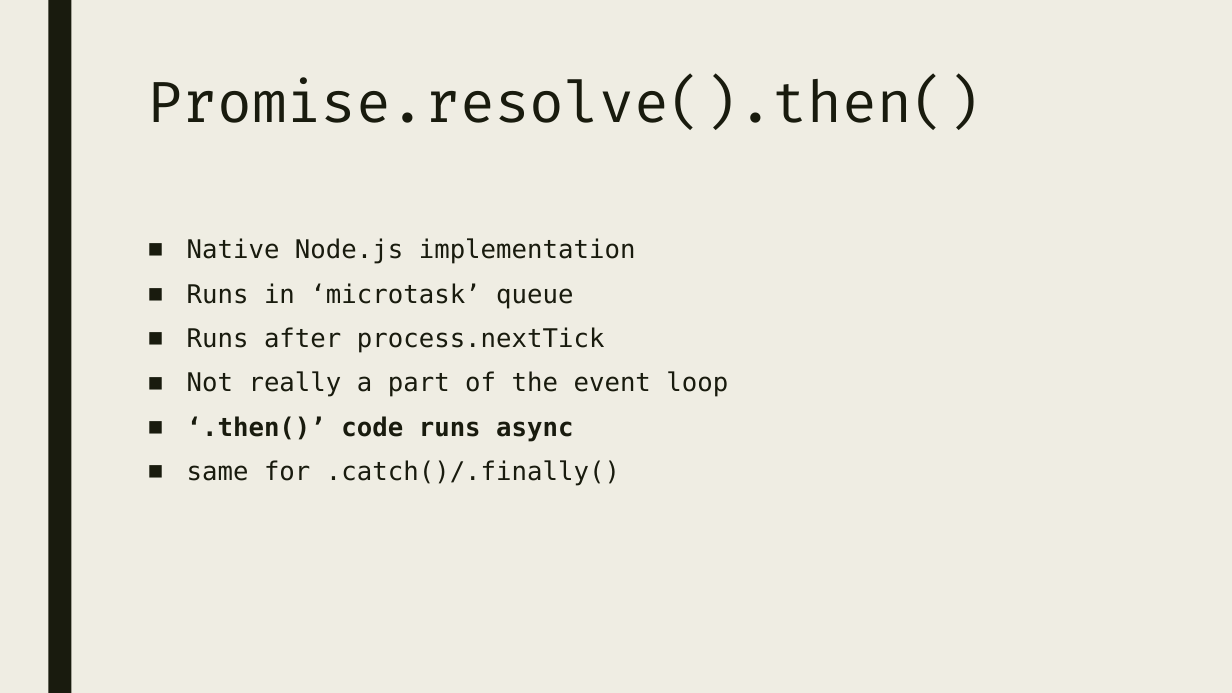
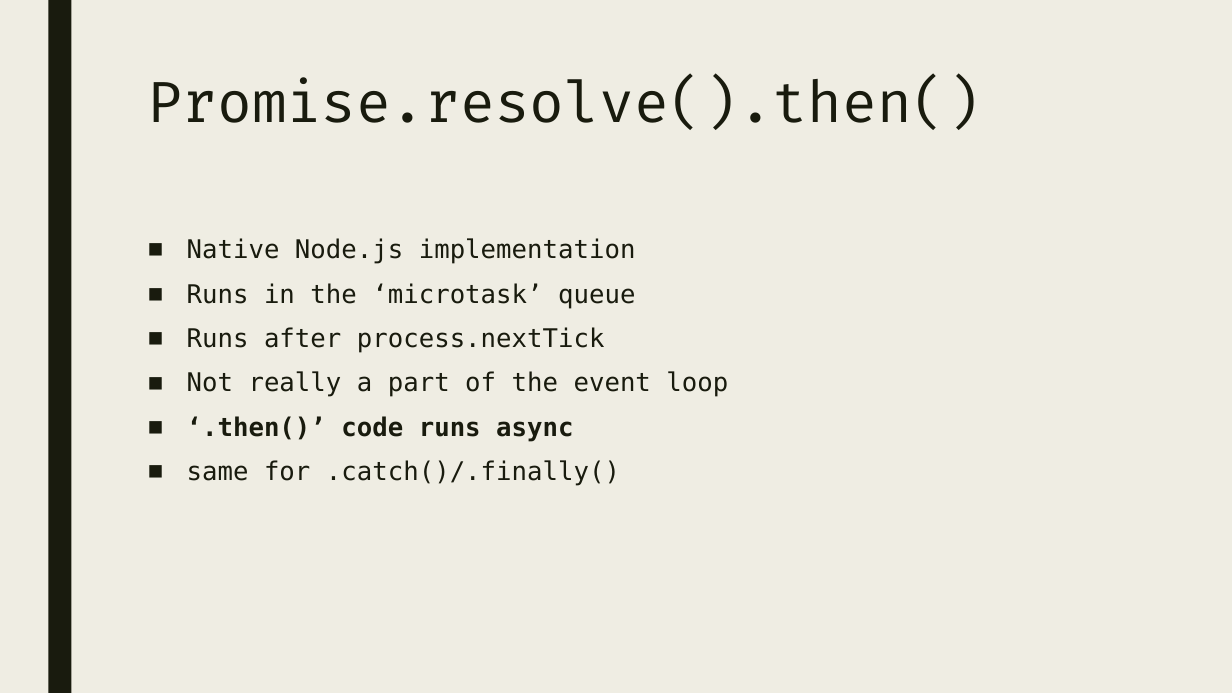
Before and after one commit to nabriski/lectures, a slide deck: slide 12 of event-loop/prez.pptx (slide 8 before the commit). Drawn at 1232x693 pixels with LibreOffice and Linux fonts; fonts in the diff are those of the drawing. Boxes give left, top, right and bottom in pixels: in the first picture for what was removed or moved away, otherwise in the second. Text is boxed around its words. In the diff, an @@ line names an element or a change of style, - is before the commit and + after.

```diff
--- a/event-loop/prez.pptx
+++ b/event-loop/prez.pptx
@@ text at [187,283,635,308]: text changed @@
-■ Runs in ‘microtask’ queue
+■ Runs in the ‘microtask’ queue
```
Also in this commit, not shown: 2 other slides changed, 7 slides added, 3 other files.
